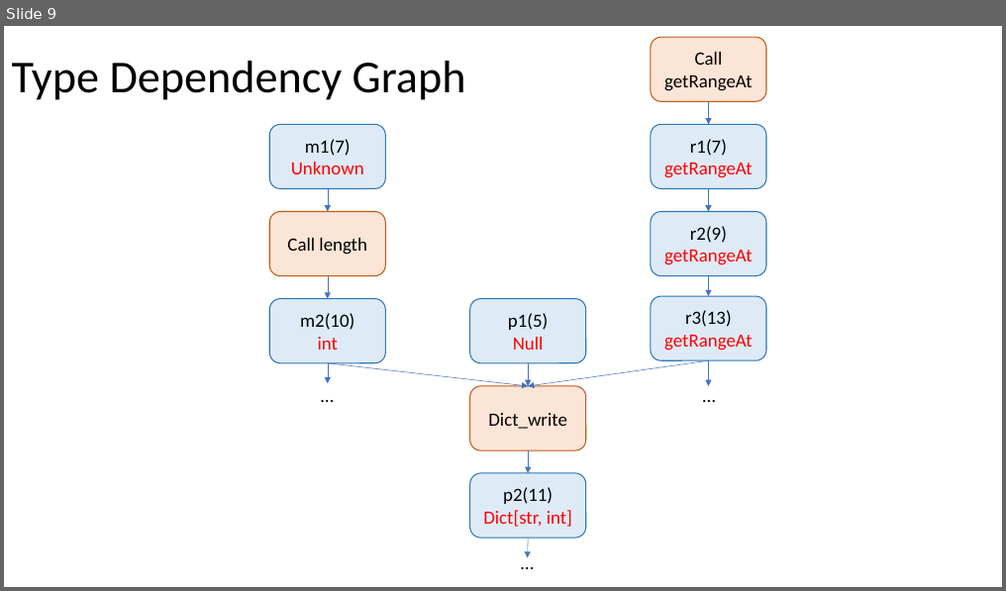
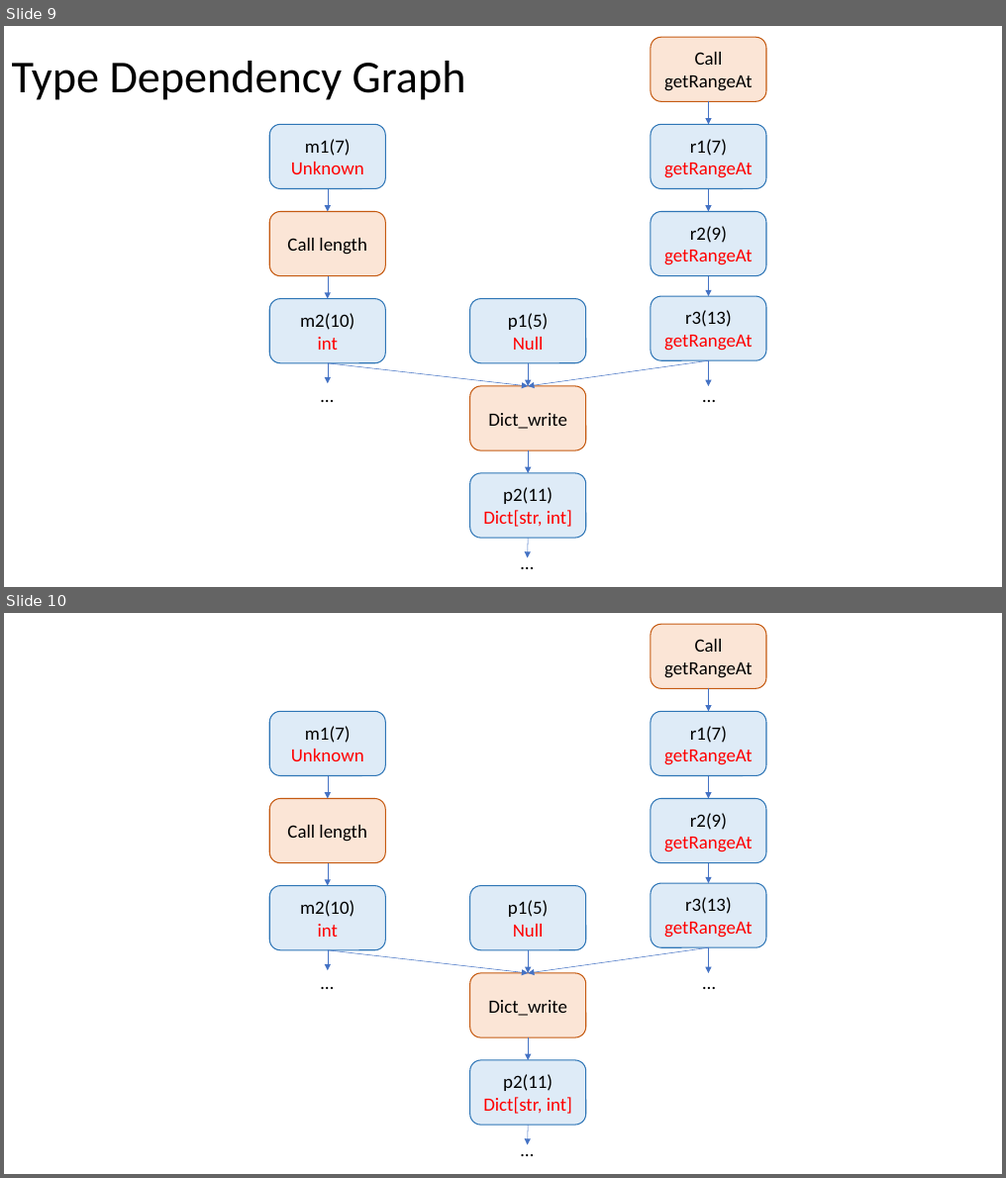
Before and after one commit to tien-n-nguyen/deminification, a slide deck: figures/figures.pptx. Shown one above the other, each under a label of ours: slide 9 before the commit, slides 9 and 10 after it. The pictures are 1006x591 and 1006x1178 pixels, drawn with LibreOffice and Linux fonts; fonts in the diff are those of the drawing. Boxes give left, top, right and bottom in pixels: in the first picture for what was removed or moved away, otherwise in the second. Text is boxed around its words. In the diff, an @@ line names an element or a change of style, - is before the commit and + after.

```diff
--- a/figures/figures.pptx
+++ b/figures/figures.pptx
@@ slide 10 added at [4, 613, 1002, 1174], background #FFFFFF @@
@@ rounded rectangle added at [650, 624, 767, 688], fill #FBE5D6, outline #C55A11 1 pt, 18 pt, text #000000 @@
+Call getRangeAt
@@ arrow added from (709, 688) to (709, 711), #4472C4 0.5 pt @@
@@ rounded rectangle added at [269, 711, 386, 775], fill #DEEBF7, outline #2E75B6 1 pt, 18 pt, text #FF0000 @@
+m1(7)
+Unknown
@@ rounded rectangle added at [650, 711, 767, 775], fill #DEEBF7, outline #2E75B6 1 pt, 18 pt, text #FF0000 @@
+r1(7)
+getRangeAt
@@ arrow added from (328, 776) to (328, 799), #4472C4 0.5 pt @@
@@ arrow added from (709, 776) to (709, 799), #4472C4 0.5 pt @@
@@ rounded rectangle added at [269, 799, 386, 863], fill #FBE5D6, outline #C55A11 1 pt, 18 pt, text #000000 @@
+Call length
@@ rounded rectangle added at [650, 799, 767, 863], fill #DEEBF7, outline #2E75B6 1 pt, 18 pt, text #FF0000 @@
+r2(9)
+getRangeAt
@@ arrow added from (328, 863) to (328, 886), #4472C4 0.5 pt @@
@@ arrow added from (709, 863) to (709, 883), #4472C4 0.5 pt @@
@@ rounded rectangle added at [269, 886, 386, 951], fill #DEEBF7, outline #2E75B6 1 pt, 18 pt, text #000000 @@
+m2(10)
+int
@@ rounded rectangle added at [470, 886, 586, 951], fill #DEEBF7, outline #2E75B6 1 pt, 18 pt, text #000000 @@
+p1(5)
+Null
@@ rounded rectangle added at [650, 883, 767, 948], fill #DEEBF7, outline #2E75B6 1 pt, 18 pt, text #FF0000 @@
+r3(13)
+getRangeAt
@@ text added at [313, 967, 342, 998], 18 pt, text #000000 @@
+…
@@ arrow added from (328, 951) to (528, 973), #4472C4 0.5 pt @@
@@ arrow added from (328, 951) to (328, 970), #4472C4 0.5 pt @@
@@ arrow added from (709, 948) to (528, 973), #4472C4 0.5 pt @@
@@ arrow added from (528, 951) to (528, 973), #4472C4 0.5 pt @@
@@ text added at [696, 967, 724, 998], 18 pt, text #000000 @@
+…
@@ arrow added from (709, 948) to (709, 973), #4472C4 0.5 pt @@
@@ rounded rectangle added at [470, 973, 586, 1038], fill #FBE5D6, outline #C55A11 1 pt, 18 pt, text #000000 @@
+Dict_write
@@ arrow added from (528, 1039) to (528, 1060), #4472C4 0.5 pt @@
@@ rounded rectangle added at [470, 1060, 586, 1125], fill #DEEBF7, outline #2E75B6 1 pt, 18 pt, text #FF0000 @@
+p2(11)
+Dict[str, int]
@@ text added at [513, 1136, 542, 1165], 18 pt, text #000000 @@
+…
@@ arrow added from (528, 1125) to (528, 1146), #4472C4 0.5 pt @@
```
Also in this commit, not shown: 1 slide removed, 1 other file.
